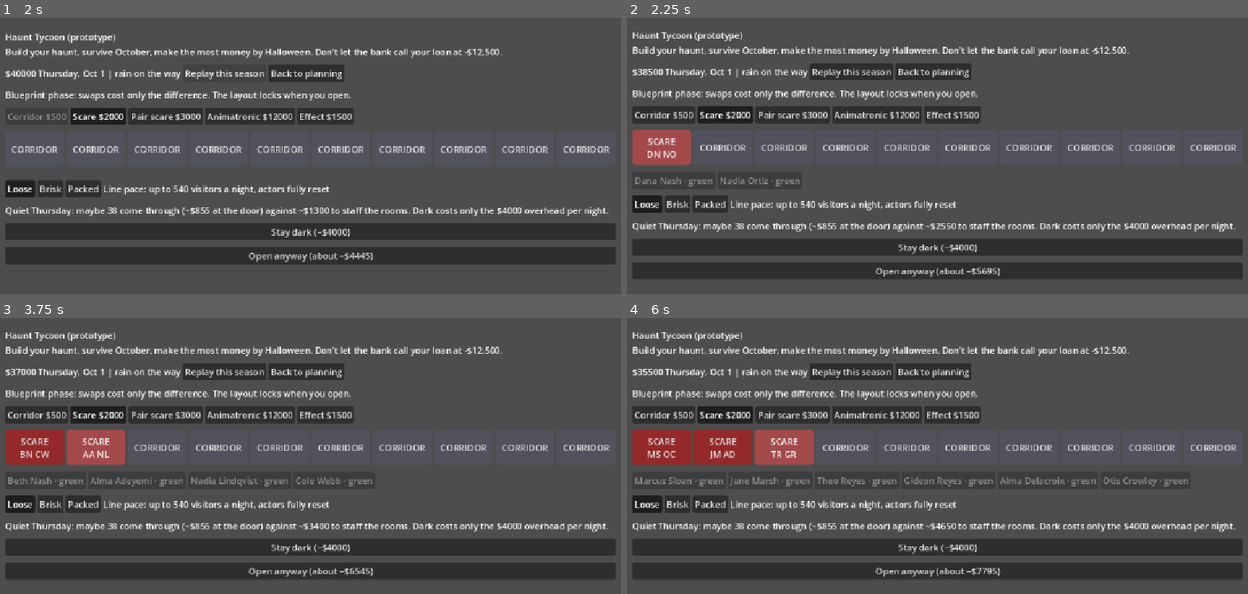
Above: before the commit, frames 1-4 (two rows, left to right).
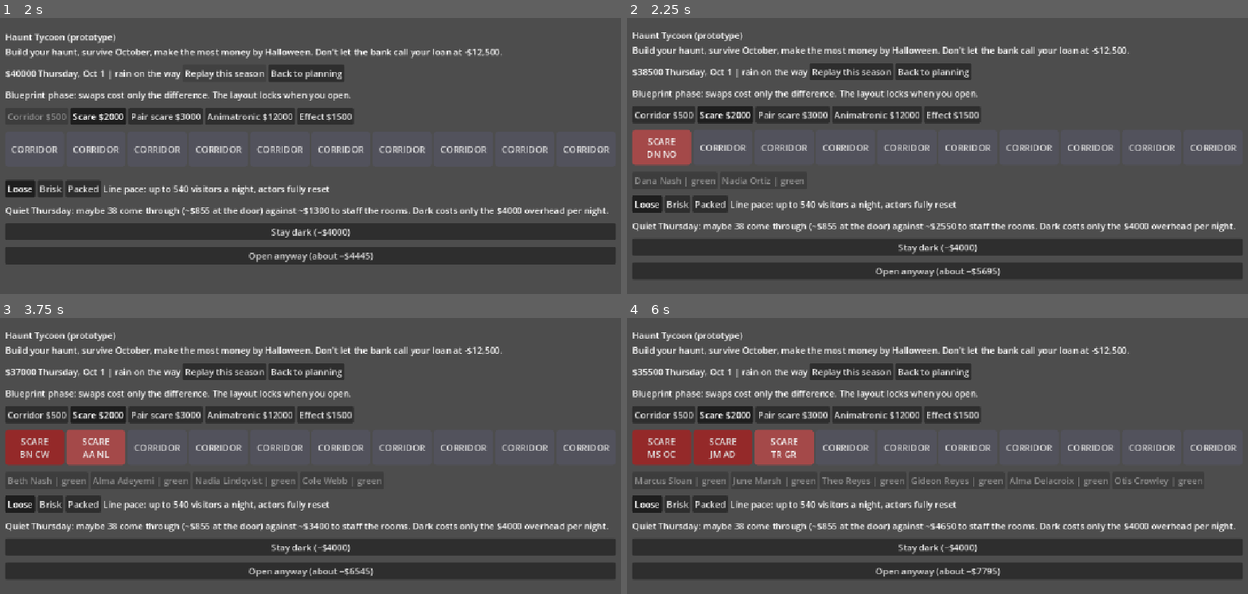
Above: after the commit, the same moments.

Repository: ajtran303/haunt-tycoon
Game: Godot game, scene res://game/pivot.tscn
The game is run twice, just before and just after one commit, with the same random seed, the same clock (stepped at 60 frames per second) and the same inputs.
Inputs:
- Up to frame 1 (2 s): click "Start October" at 0.5 s; click "Replay this season" at 1.25 s
- Up to frame 2 (2.25 s): click "CORRIDOR" at 2 s
- Up to frame 3 (3.75 s): click "SCARE DN NO" at 2.75 s; click "CORRIDOR" at 3.5 s
- Up to frame 4 (6 s): click "SCARE BN CW" at 4.25 s; click "SCARE AA NL" at 5 s; click "CORRIDOR" at 5.75 s

Frame 1 is identical in both runs. In frame 2, 0.2% of the frame differs, in the area x 9-29%, y 57-62%; in frame 3, 0.6%; in frame 4, 0.9%, in the area x 11-93%, y 57-62%.

Commit message:
let show go dark on degenerate callout builds

Diff:
--- a/game/main.gd
+++ b/game/main.gd
@@ -158,10 +158,10 @@
 	%BannerLabel.autowrap_mode = TextServer.AUTOWRAP_WORD_SMART
 	%BannerLabel.size_flags_horizontal = Control.SIZE_EXPAND_FILL
 	var response_group := ButtonGroup.new()
-	for b in [%DarkButton, %RespondButton]:
+	for b in [%AcceptButton, %RespondButton]:
 		b.toggle_mode = true
 		b.button_group = response_group
-	%DarkButton.pressed.connect(
+	%AcceptButton.pressed.connect(
 		func():
 			_choose_policy(Casting.NEVER),
 	)
@@ -169,6 +169,8 @@
 		func():
 			_choose_policy(Casting.REASSIGN),
 	)
+
+	%GoDarkButton.pressed.connect(_on_go_dark)
 
 
 func _build_roster_strip() -> void:
@@ -187,11 +189,11 @@
 	for i in %RosterStrip.get_child_count():
 		var chip: Button = %RosterStrip.get_child(i)
 		var a: Dictionary = roster[i]
-		var text := "%s · %s" % [a.name, skill_word(a.skill)]
+		var text := "%s | %s" % [a.name, skill_word(a.skill)]
 		if a.observed_callouts > 0:
 			text += " ×%d" % a.observed_callouts
 		if i >= headcount:
-			text += " · on call"
+			text += " | on call"
 			chip.tooltip_text = "on call: $%.0f a night when idle, $%.0f when they perform" \
 					% [Allocation.ON_CALL_WAGE, a.wage]
 			chip.modulate = Color(1.0, 1.0, 1.0, 0.55)
@@ -289,7 +291,7 @@
 	var day: String = Calendar.DAY_NAMES[Calendar.weekday(night)]
 	%NightLabel.text = "%s, Oct %d | %s" % [day, night, WEATHER_WORDS[weather[night - 1]]] if night <= Night.SEASON_NIGHTS else "Season over"
 	if night == Night.SEASON_NIGHTS:
-		%NightLabel.text = "Halloween · %s · %s" % [day, WEATHER_WORDS[weather[night - 1]]]
+		%NightLabel.text = "Halloween | %s | %s" % [day, WEATHER_WORDS[weather[night - 1]]]
 
 	var assignment: Dictionary = Casting.auto_assign(layout)
 
@@ -472,9 +474,7 @@
 		return
 	if not lock_note_shown and night >= 2:
 		lock_note_shown = true
-		%NightLog.append_text(
-			"[color=#8d99ae]The doors are open. The building is set for the season.[/color]\n"
-		)
+		%NightLog.append_text("[color=#8d99ae]The building is set for the season.[/color]\n")
 	if not final_week_shown and night >= FINAL_WEEK_NIGHT:
 		final_week_shown = true
 		%NightLog.append_text(
@@ -585,13 +585,24 @@
 		var b: Button = %SlotRow.get_child(i)
 		var room: String = board.layout[i]
 		var color: Color = ROOM_COLORS[room]
-		if room == layout[i]:
+		if Casting.needs_for(layout[i]) == 0:
 			b.text = slot_caption(i, assignment)
 		elif room == Rooms.CORRIDOR:
 			b.text = "%s\nempty" % TOOLS[layout[i]].to_upper()
-		else: # only remaining downgrade: pair scare running as a single
-			color = ROOM_COLORS[Rooms.PAIR_SCARE].lerp(ROOM_COLORS[Rooms.SCARE], 0.5)
-			b.text = "PAIR SCARE\nas single"
+		else:
+			var inits := []
+			for ai in board.present[i]:
+				inits.append(initials(roster[ai].name))
+			var lines := [TOOLS[layout[i]].to_upper()]
+			if room != layout[i]:
+				color = ROOM_COLORS[Rooms.PAIR_SCARE].lerp(ROOM_COLORS[Rooms.SCARE], 0.5)
+				lines.append("as single")
+			if inits.size() == 4:
+				lines.append("%s %s" % [inits[0], inits[1]])
+				lines.append("%s %s" % [inits[2], inits[3]])
+			else:
+				lines.append(" ".join(inits))
+			b.text = "\n".join(lines)
 		b.add_theme_stylebox_override("normal", slot_style(color))
 		b.add_theme_stylebox_override("hover", slot_style(color.lightened(0.15)))
 		b.add_theme_stylebox_override("pressed", slot_style(color.darkened(0.15)))
@@ -642,6 +653,16 @@
 	for i in layout.size():
 		if never_board.layout[i] == Rooms.CORRIDOR and re_board.layout[i] != Rooms.CORRIDOR:
 			reopened.append(i + 1)
+
+	var show_gone := true
+	for i in layout.size():
+		if layout[i] == Rooms.ANIMATRONIC or layout[i] == Rooms.EFFECT:
+			show_gone = false
+		elif Casting.needs_for(layout[i]) > 0 and re_board.layout[i] != Rooms.CORRIDOR:
+			show_gone = false
+	%GoDarkButton.visible = show_gone
+	%GoDarkButton.text = "Go dark (−$%.0f)" % Night.NIGHTLY_OVERHEAD
+	%GoDarkButton.tooltip_text = "Don't open. Overhead only, and the town hears nothing about tonight."
 
 	if bench_free > 0:
 		%RespondButton.text = "Send in %s" % next_up
@@ -664,15 +685,15 @@
 			"Reopens room %d with an actor the board can spare tonight." % reopened[0]
 		)
 
-	%DarkButton.button_pressed = true
+	%AcceptButton.button_pressed = true
 	pending_policy = Casting.NEVER
 
 	var goes_dark := false
 	for i in layout.size():
 		if Casting.needs_for(layout[i]) > 0 and never_board.layout[i] == Rooms.CORRIDOR:
 			goes_dark = true
-	%DarkButton.text = "Leave it empty" if goes_dark else "Play on short"
-	%DarkButton.tooltip_text = (
+	%AcceptButton.text = "Leave it empty" if goes_dark else "Play on short"
+	%AcceptButton.tooltip_text = (
 		"Accept the hole; that room is empty tonight."
 		if goes_dark
 		else "Accept it; the scene runs without the full cast."
@@ -851,3 +872,24 @@
 func name_tag(a: Dictionary) -> String:
 	var nth: int = a.observed_callouts + 1
 	return a.name if nth == 1 else "%s (%s time)" % [a.name, ordinal(nth)]
+
+
+func _on_go_dark() -> void:
+	force_open = false
+	var names := []
+	for i in pending_absent:
+		roster[i].observed_callouts += 1
+		names.append(roster[i].name)
+	pending_absent = []
+	pending_policy = Casting.NEVER
+	%CalloutBanner.visible = false
+	cash -= Night.NIGHTLY_OVERHEAD
+	var cause: String = (
+		"%s's callout gutted the show" % names[0]
+		if names.size() == 1
+		else "callouts gutted the show"
+	)
+	_night_finish(
+		"[b]%s, Oct %d[/b]  Dark tonight: %s, and you kept the doors shut. −$%.0f keeps the lights on."
+		% [Calendar.DAY_NAMES[Calendar.weekday(night)], night, cause, Night.NIGHTLY_OVERHEAD]
+	)
--- a/game/main.tscn
+++ b/game/main.tscn
@@ -108,10 +108,15 @@
 layout_mode = 2
 toggle_mode = true
 
-[node name="DarkButton" type="Button" parent="MarginContainer/VBoxContainer/CalloutBanner/HFlowContainer" unique_id=2031336073]
+[node name="AcceptButton" type="Button" parent="MarginContainer/VBoxContainer/CalloutBanner/HFlowContainer" unique_id=2031336073]
 unique_name_in_owner = true
 layout_mode = 2
 toggle_mode = true
+
+[node name="GoDarkButton" type="Button" parent="MarginContainer/VBoxContainer/CalloutBanner/HFlowContainer" unique_id=1911880456]
+unique_name_in_owner = true
+visible = false
+layout_mode = 2
 
 [node name="RunButton" type="Button" parent="MarginContainer/VBoxContainer" unique_id=1551256321]
 unique_name_in_owner = true
--- a/sim/casting.gd
+++ b/sim/casting.gd
@@ -123,7 +123,7 @@
 		for a in here:
 			sum += roster[a].skill
 		ceilings[i] = sum / here.size()
-	return { layout = tonight, ceilings = ceilings }
+	return { layout = tonight, ceilings = ceilings, present = present }
 
 
 static func harvest_surplus(layout: Array, present: Dictionary) -> void:
